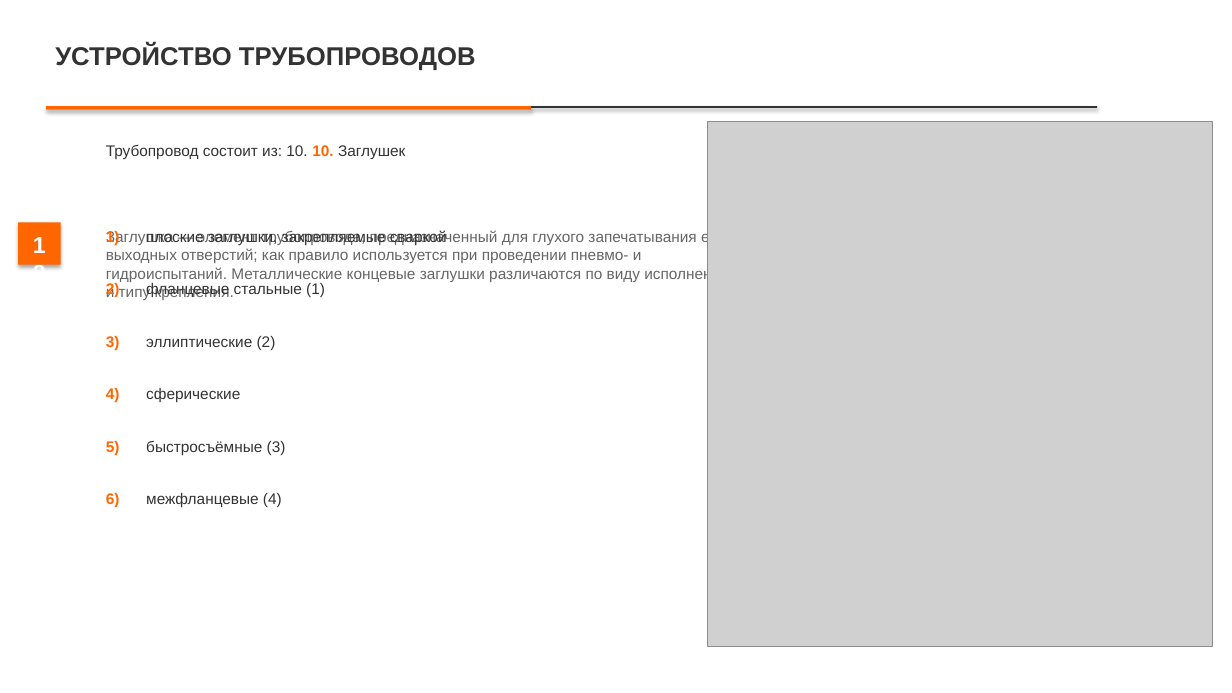
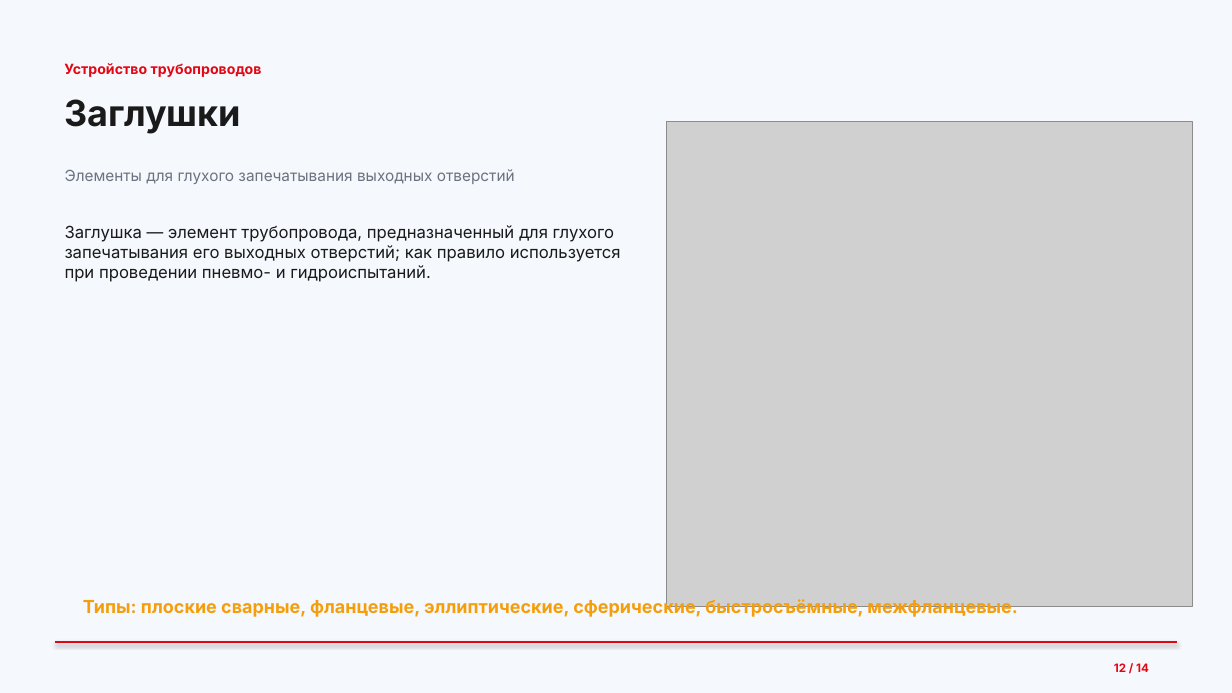
Before and after one commit to lysakalenushka-hash/-, a slide deck: slide 12 of Презентация_Трубопроводы.pptx. Drawn at 1232x693 pixels with LibreOffice and Linux fonts; fonts in the diff are those of the drawing; grey boxes stand for pictures. Boxes give left, top, right and bottom in pixels: in the first picture for what was removed or moved away, otherwise in the second. Text is boxed around its words. In the diff, an @@ line names an element or a change of style, - is before the commit and + after.

```diff
--- a/Презентация_Трубопроводы.pptx
+++ b/Презентация_Трубопроводы.pptx
@@ rectangle at (0, 0, 1232, 693): fill #FFFFFF to #F5F8FC @@
@@ text at (64, 63, 262, 77): text changed; size 20 to 11 pt; font Arial to Inter; text colour #333333 to #E30613 @@
-УСТРОЙСТВО ТРУБОПРОВОДОВ
+Устройство трубопроводов
@@ rectangle removed at (46, 106, 531, 110) @@
@@ text added at (64, 99, 240, 134), 28 pt, text #1A1A1A, bold @@
+Заглушки
@@ rectangle removed at (531, 106, 1097, 108) @@
@@ text removed at (106, 145, 405, 159) @@
-Трубопровод состоит из: 10. 10. Заглушек
@@ picture: place and size @@
-picture at (708, 121, 1214, 647)
+picture at (667, 121, 1193, 606)
@@ text added at (65, 169, 515, 184), 12 pt, text #6B7280 @@
+Элементы для глухого запечатывания выходных отверстий
@@ rectangle removed at (18, 223, 61, 265) @@
@@ text at (65, 225, 621, 282): text changed; size 12 to 13 pt; font Arial to Inter; text colour #666666 to #1A1A1A @@
-Заглушка — элемент трубопровода, предназначенный для глухого запечатывания его выходных отверстий; как правило используется при проведении пневмо- и гидроиспытаний. Металлические концевые заглушки различаются по виду исполнения и типу крепления.
+Заглушка — элемент трубопровода, предназначенный для глухого запечатывания его выходных отверстий; как правило используется при проведении пневмо- и гидроиспытаний.
@@ text removed at (106, 229, 120, 245) @@
-1)
@@ text removed at (146, 230, 447, 245) @@
-плоские заглушки, закрепляемые сваркой
@@ text removed at (106, 282, 120, 298) @@
-2)
@@ text removed at (146, 283, 325, 298) @@
-фланцевые стальные (1)
@@ text removed at (106, 336, 120, 350) @@
-3)
@@ text removed at (146, 336, 276, 350) @@
-эллиптические (2)
@@ text removed at (106, 388, 120, 403) @@
-4)
@@ text removed at (146, 388, 240, 402) @@
-сферические
@@ text removed at (106, 441, 120, 455) @@
-5)
@@ text removed at (146, 441, 286, 455) @@
-быстросъёмные (3)
@@ text removed at (106, 493, 120, 507) @@
-6)
@@ text removed at (146, 493, 282, 507) @@
-межфланцевые (4)
@@ text added at (83, 598, 1017, 618), 14 pt, text #F59E0B, bold @@
+Типы: плоские сварные, фланцевые, эллиптические, сферические, быстросъёмные, межфланцевые.
@@ line added from (55, 642) to (1177, 642), #E30613 1.5 pt @@
@@ text at (1114, 663, 1149, 672): text changed; size 18 to 9 pt; font Arial to Inter; text colour #FFFFFF to #E30613 @@
-12
+12 / 14
```
Also in this commit, not shown: 11 other slides changed, 2 slides added, 2 slides removed, 1 other file.
